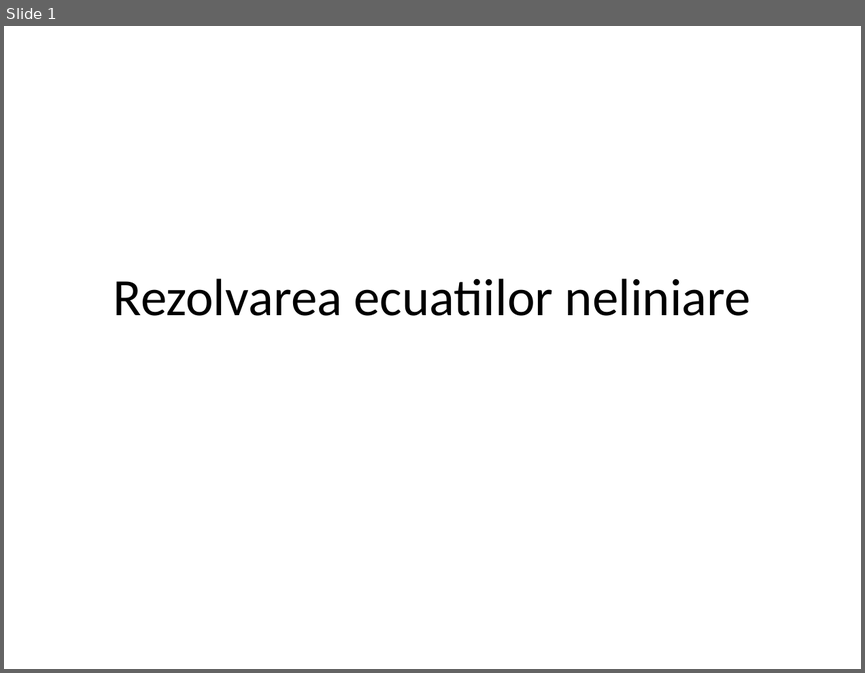
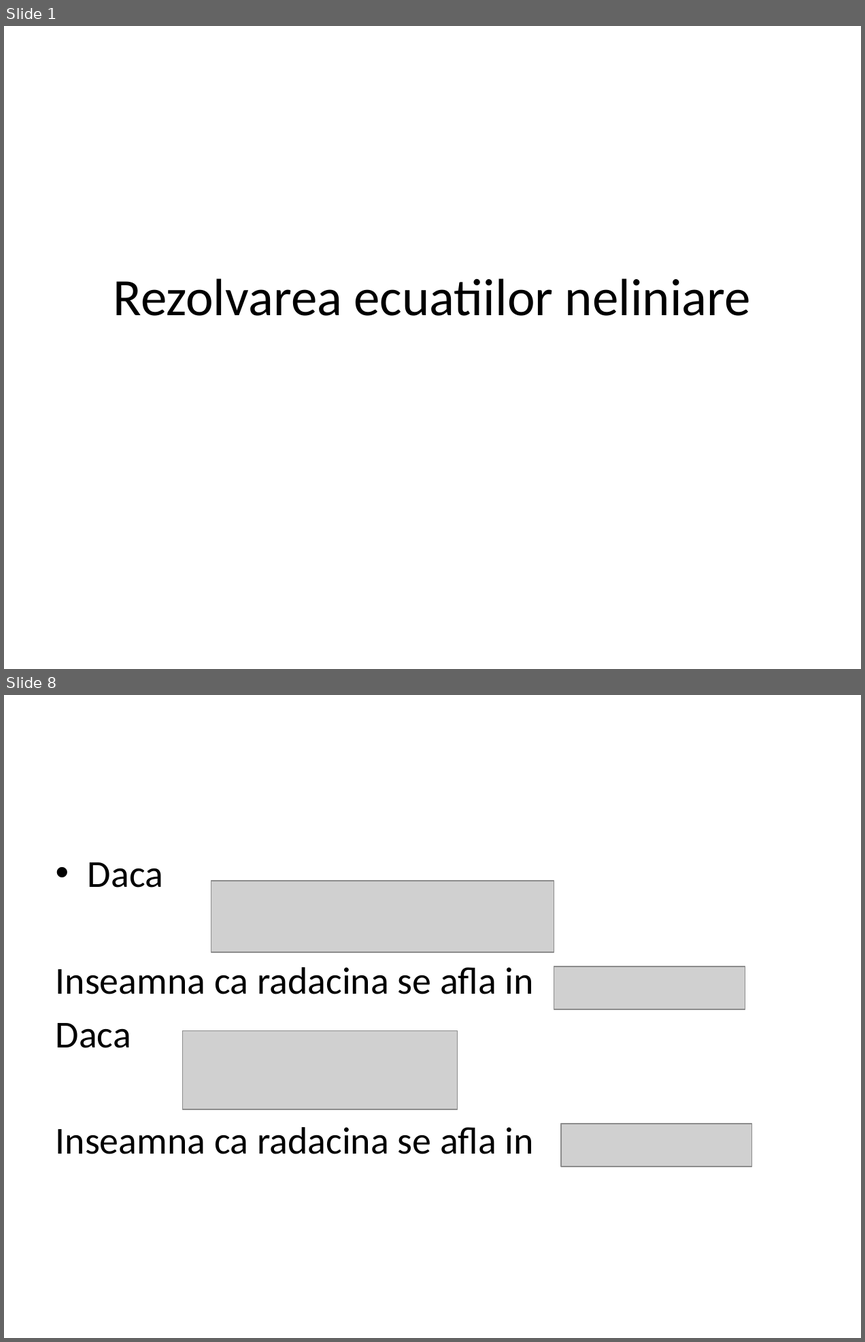
Before and after one commit to ArmynC/ArminC-UTM-Info, a slide deck: Anul 1/Semestrul II/Calcul numeric/Curs 5/Lectie.pptx. Shown one above the other, each under a label of ours: slide 1 before the commit, slides 1 and 8 after it; the slides between them are not shown. The pictures are 865x673 and 865x1342 pixels, drawn with LibreOffice and Linux fonts; fonts in the diff are those of the drawing; grey boxes stand for pictures. Boxes give left, top, right and bottom in pixels: in the first picture for what was removed or moved away, otherwise in the second. Text is boxed around its words. In the diff, an @@ line names an element or a change of style, - is before the commit and + after.

```diff
--- a/Anul 1/Semestrul II/Calcul numeric/Curs 5/Lectie.pptx
+++ b/Anul 1/Semestrul II/Calcul numeric/Curs 5/Lectie.pptx
@@ slide 8 added at box(4, 695, 861, 1338), background #FFFFFF @@
@@ text added at box(56, 862, 534, 1154), 32 pt, text #000000 @@
+• Daca
+Inseamna ca radacina se afla in
+Daca
+Inseamna ca radacina se afla in
@@ picture added at box(211, 881, 554, 952) @@
@@ picture added at box(554, 966, 745, 1009) @@
@@ picture added at box(182, 1031, 458, 1110) @@
@@ picture added at box(561, 1123, 752, 1166) @@
```
Also in this commit, not shown: 31 other slides added, 9 other files.
